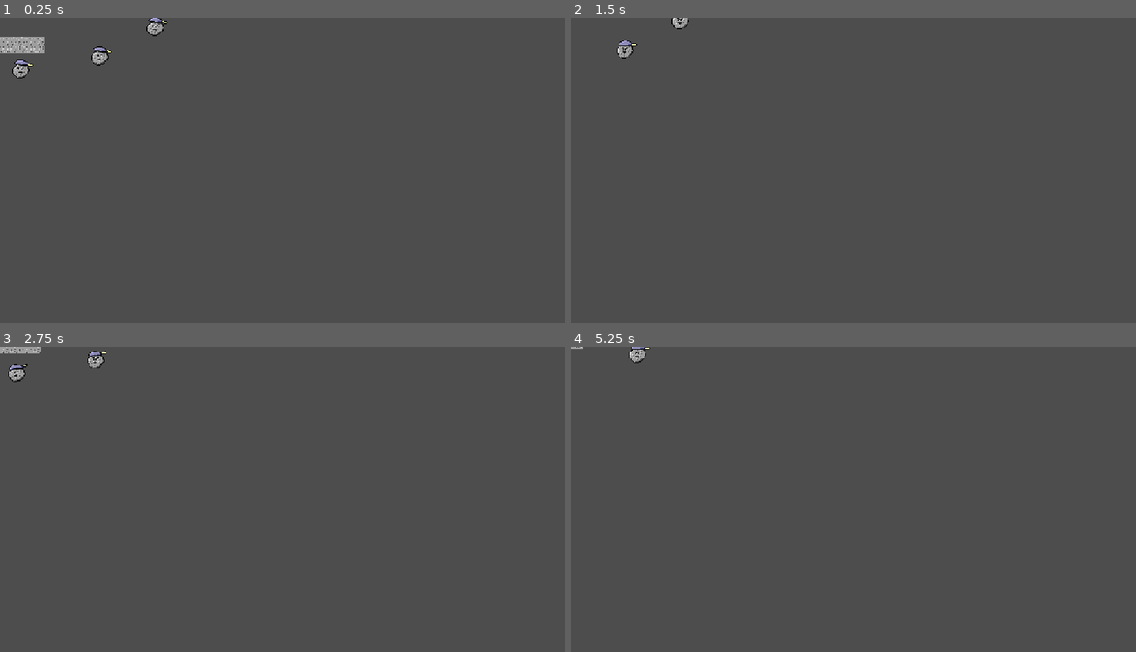
Above: before the commit, frames 1-4 (two rows, left to right).
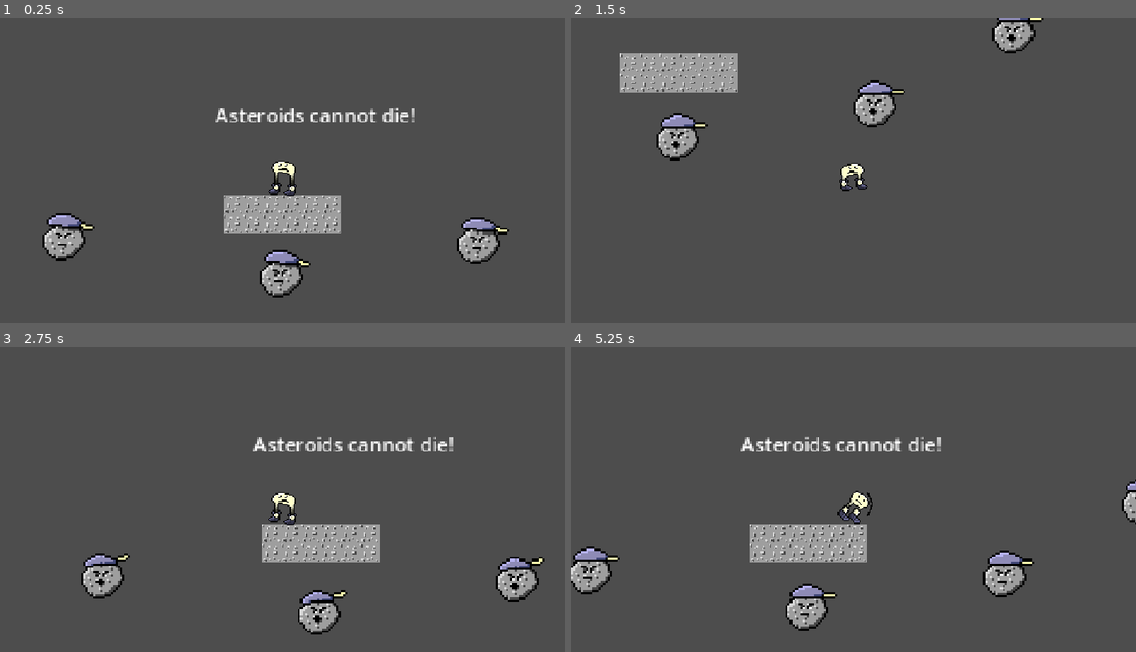
Above: after the commit, the same moments.

Repository: menlojacob/MoonShoesGame
Game: Godot game, scene res://Scenes/level_four.tscn
Two runs of this game, one before a commit and one after it. Both use one fixed random seed, a clock stepped at 60 frames per second and the inputs below. This scene is started directly instead of the project's main scene.
Inputs:
- Up to frame 1 (0.25 s): no input
- Up to frame 2 (1.5 s): hold Right (move_right) from 0.53 s (still down); tap Shift (Dash) at 0.6 s; tap Space (jump) at 0.77 s; tap S (ground_pound) at 0.8, 1.35 s
- Up to frame 3 (2.75 s): tap Space (jump) at 1.52 s; tap Shift (Dash) at 1.55, 2.1 s; release Right (move_right) at 2.03 s; hold Left (move_left) from 2.03 s (still down); tap S (ground_pound) at 2.3 s
- Up to frame 4 (5.25 s): release Left (move_left) at 2.78 s; hold Right (move_right) 2.78-4.28 s; tap S (ground_pound) at 2.85, 3.8, 4.35 s; tap Space (jump) at 3.02, 3.77, 4.52 s; tap Shift (Dash) at 3.05, 3.6, 4.55, 5.1 s; hold Left (move_left) 4.28-5.03 s; hold Right (move_right) from 5.03 s (still down)

The runs differ from the first frame. In frame 1, 6.8% of the frame differs, in the area x 0-91%, y 0-92%; in frame 2, 5.3%; in frame 3, 6.3%; in frame 4, 6.3%.
Error before the commit: Invalid access to property or key 'jumpedOnEnemy' on a base object of type 'null instance'. (res://Scripts/dash_ability.gd:36)

Commit message:
new dash and groundpound animations

Diff:
--- a/Scenes/character.tscn
+++ b/Scenes/character.tscn
@@ -4,8 +4,7 @@
 [ext_resource type="Script" uid="uid://dh0kl81dbxc60" path="res://Scripts/character.gd" id="1_reotu"]
 [ext_resource type="Texture2D" uid="uid://dx03lgs0xyrou" path="res://Assets/sprites/CharacterWDeath.png" id="1_ushfy"]
 [ext_resource type="Texture2D" uid="uid://bmkd7wpr6j318" path="res://Assets/sprites/NewJump.png" id="2_ejsiy"]
-[ext_resource type="Texture2D" uid="uid://bbkk6wje44c4e" path="res://Assets/sprites/Dash.png" id="3_2mse5"]
-[ext_resource type="Texture2D" uid="uid://s2v0fdwet2p6" path="res://Assets/sprites/Dash&Groundpound.png" id="5_2mse5"]
+[ext_resource type="Texture2D" uid="uid://b0rla3c237tcp" path="res://Assets/sprites/Dash&GroundpoundNew.png" id="4_ejsiy"]
 
 [sub_resource type="AtlasTexture" id="AtlasTexture_s7tkn"]
 atlas = ExtResource("1_ushfy")
@@ -40,88 +39,104 @@
 region = Rect2(32, 64, 32, 32)
 
 [sub_resource type="AtlasTexture" id="AtlasTexture_rtvxd"]
-atlas = ExtResource("3_2mse5")
+atlas = ExtResource("4_ejsiy")
 region = Rect2(0, 0, 32, 32)
 
 [sub_resource type="AtlasTexture" id="AtlasTexture_0a5am"]
-atlas = ExtResource("5_2mse5")
+atlas = ExtResource("4_ejsiy")
 region = Rect2(32, 0, 32, 32)
 
+[sub_resource type="AtlasTexture" id="AtlasTexture_hbbpx"]
+atlas = ExtResource("4_ejsiy")
+region = Rect2(64, 0, 32, 32)
+
+[sub_resource type="AtlasTexture" id="AtlasTexture_ncbtc"]
+atlas = ExtResource("4_ejsiy")
+region = Rect2(96, 0, 32, 32)
+
 [sub_resource type="AtlasTexture" id="AtlasTexture_edlx2"]
-atlas = ExtResource("5_2mse5")
-region = Rect2(64, 0, 32, 32)
-
-[sub_resource type="AtlasTexture" id="AtlasTexture_hbbpx"]
-atlas = ExtResource("3_2mse5")
-region = Rect2(64, 0, 32, 32)
+atlas = ExtResource("4_ejsiy")
+region = Rect2(0, 32, 32, 32)
 
 [sub_resource type="AtlasTexture" id="AtlasTexture_e2xv2"]
-atlas = ExtResource("3_2mse5")
+atlas = ExtResource("4_ejsiy")
+region = Rect2(32, 32, 32, 32)
+
+[sub_resource type="AtlasTexture" id="AtlasTexture_ha0n0"]
+atlas = ExtResource("4_ejsiy")
 region = Rect2(64, 32, 32, 32)
 
+[sub_resource type="AtlasTexture" id="AtlasTexture_owm7s"]
+atlas = ExtResource("1_ushfy")
+region = Rect2(32, 160, 32, 32)
+
+[sub_resource type="AtlasTexture" id="AtlasTexture_nytcm"]
+atlas = ExtResource("1_ushfy")
+region = Rect2(64, 160, 32, 32)
+
+[sub_resource type="AtlasTexture" id="AtlasTexture_ejsiy"]
+atlas = ExtResource("1_ushfy")
+region = Rect2(96, 160, 32, 32)
+
+[sub_resource type="AtlasTexture" id="AtlasTexture_2mse5"]
+atlas = ExtResource("1_ushfy")
+region = Rect2(128, 160, 32, 32)
+
+[sub_resource type="AtlasTexture" id="AtlasTexture_reotu"]
+atlas = ExtResource("1_ushfy")
+region = Rect2(160, 160, 32, 32)
+
+[sub_resource type="AtlasTexture" id="AtlasTexture_a5ess"]
+atlas = ExtResource("1_ushfy")
+region = Rect2(192, 160, 32, 32)
+
+[sub_resource type="AtlasTexture" id="AtlasTexture_wbia7"]
+atlas = ExtResource("1_ushfy")
+region = Rect2(0, 192, 32, 32)
+
+[sub_resource type="AtlasTexture" id="AtlasTexture_kq7hj"]
+atlas = ExtResource("1_ushfy")
+region = Rect2(32, 192, 32, 32)
+
+[sub_resource type="AtlasTexture" id="AtlasTexture_7iw6i"]
+atlas = ExtResource("1_ushfy")
+region = Rect2(64, 192, 32, 32)
+
+[sub_resource type="AtlasTexture" id="AtlasTexture_l1rcp"]
+atlas = ExtResource("1_ushfy")
+region = Rect2(96, 192, 32, 32)
+
 [sub_resource type="AtlasTexture" id="AtlasTexture_d4ibn"]
-atlas = ExtResource("3_2mse5")
+atlas = ExtResource("4_ejsiy")
+region = Rect2(0, 64, 32, 32)
+
+[sub_resource type="AtlasTexture" id="AtlasTexture_mogsv"]
+atlas = ExtResource("4_ejsiy")
 region = Rect2(32, 64, 32, 32)
 
-[sub_resource type="AtlasTexture" id="AtlasTexture_mogsv"]
-atlas = ExtResource("3_2mse5")
+[sub_resource type="AtlasTexture" id="AtlasTexture_ksrvg"]
+atlas = ExtResource("4_ejsiy")
 region = Rect2(64, 64, 32, 32)
 
-[sub_resource type="AtlasTexture" id="AtlasTexture_owm7s"]
-atlas = ExtResource("1_ushfy")
-region = Rect2(32, 160, 32, 32)
-
-[sub_resource type="AtlasTexture" id="AtlasTexture_nytcm"]
-atlas = ExtResource("1_ushfy")
-region = Rect2(64, 160, 32, 32)
-
-[sub_resource type="AtlasTexture" id="AtlasTexture_ejsiy"]
-atlas = ExtResource("1_ushfy")
-region = Rect2(96, 160, 32, 32)
-
-[sub_resource type="AtlasTexture" id="AtlasTexture_2mse5"]
-atlas = ExtResource("1_ushfy")
-region = Rect2(128, 160, 32, 32)
-
-[sub_resource type="AtlasTexture" id="AtlasTexture_reotu"]
-atlas = ExtResource("1_ushfy")
-region = Rect2(160, 160, 32, 32)
-
-[sub_resource type="AtlasTexture" id="AtlasTexture_a5ess"]
-atlas = ExtResource("1_ushfy")
-region = Rect2(192, 160, 32, 32)
-
-[sub_resource type="AtlasTexture" id="AtlasTexture_wbia7"]
-atlas = ExtResource("1_ushfy")
-region = Rect2(0, 192, 32, 32)
-
-[sub_resource type="AtlasTexture" id="AtlasTexture_kq7hj"]
-atlas = ExtResource("1_ushfy")
-region = Rect2(32, 192, 32, 32)
-
-[sub_resource type="AtlasTexture" id="AtlasTexture_7iw6i"]
-atlas = ExtResource("1_ushfy")
-region = Rect2(64, 192, 32, 32)
-
-[sub_resource type="AtlasTexture" id="AtlasTexture_l1rcp"]
-atlas = ExtResource("1_ushfy")
-region = Rect2(96, 192, 32, 32)
-
-[sub_resource type="AtlasTexture" id="AtlasTexture_ncbtc"]
-atlas = ExtResource("5_2mse5")
-region = Rect2(0, 64, 32, 32)
-
-[sub_resource type="AtlasTexture" id="AtlasTexture_ksrvg"]
-atlas = ExtResource("5_2mse5")
-region = Rect2(32, 64, 32, 32)
-
 [sub_resource type="AtlasTexture" id="AtlasTexture_k1p4j"]
-atlas = ExtResource("5_2mse5")
-region = Rect2(64, 64, 32, 32)
+atlas = ExtResource("4_ejsiy")
+region = Rect2(96, 64, 32, 32)
 
 [sub_resource type="AtlasTexture" id="AtlasTexture_xc5tg"]
-atlas = ExtResource("5_2mse5")
-region = Rect2(96, 64, 32, 32)
+atlas = ExtResource("4_ejsiy")
+region = Rect2(0, 96, 32, 32)
+
+[sub_resource type="AtlasTexture" id="AtlasTexture_ef6re"]
+atlas = ExtResource("4_ejsiy")
+region = Rect2(32, 96, 32, 32)
+
+[sub_resource type="AtlasTexture" id="AtlasTexture_a51um"]
+atlas = ExtResource("4_ejsiy")
+region = Rect2(64, 96, 32, 32)
+
+[sub_resource type="AtlasTexture" id="AtlasTexture_u2x5a"]
+atlas = ExtResource("4_ejsiy")
+region = Rect2(96, 96, 32, 32)
 
 [sub_resource type="AtlasTexture" id="AtlasTexture_le1tg"]
 atlas = ExtResource("1_ushfy")
@@ -249,20 +264,20 @@
 "duration": 1.0,
 "texture": SubResource("AtlasTexture_0a5am")
 }, {
-"duration": 2.0,
+"duration": 3.0,
+"texture": SubResource("AtlasTexture_hbbpx")
+}, {
+"duration": 1.0,
+"texture": SubResource("AtlasTexture_ncbtc")
+}, {
+"duration": 1.0,
 "texture": SubResource("AtlasTexture_edlx2")
 }, {
 "duration": 1.0,
-"texture": SubResource("AtlasTexture_hbbpx")
-}, {
-"duration": 1.0,
 "texture": SubResource("AtlasTexture_e2xv2")
 }, {
-"duration": 1.5,
-"texture": SubResource("AtlasTexture_d4ibn")
-}, {
-"duration": 1.0,
-"texture": SubResource("AtlasTexture_mogsv")
+"duration": 1.0,
+"texture": SubResource("AtlasTexture_ha0n0")
 }],
 "loop": 0,
 "name": &"dash",
@@ -305,19 +320,36 @@
 }, {
 "frames": [{
 "duration": 1.0,
-"texture": SubResource("AtlasTexture_ncbtc")
+"texture": SubResource("AtlasTexture_d4ibn")
+}, {
+"duration": 1.0,
+"texture": SubResource("AtlasTexture_mogsv")
 }, {
 "duration": 1.0,
 "texture": SubResource("AtlasTexture_ksrvg")
 }, {
 "duration": 1.0,
 "texture": SubResource("AtlasTexture_k1p4j")
-}, {
-"duration": 10.0,
+}],
+"loop": 0,
+"name": &"groundpound_a",
+"speed": 12.0
+}, {
+"frames": [{
+"duration": 1.0,
 "texture": SubResource("AtlasTexture_xc5tg")
+}, {
+"duration": 1.0,
+"texture": SubResource("AtlasTexture_ef6re")
+}, {
+"duration": 1.0,
+"texture": SubResource("AtlasTexture_a51um")
+}, {
+"duration": 1.0,
+"texture": SubResource("AtlasTexture_u2x5a")
 }],
 "loop": 1,
-"name": &"groundpound",
+"name": &"groundpound_b",
 "speed": 12.0
 }, {
 "frames": [{
@@ -414,10 +446,8 @@
 
 [node name="Sprite" type="AnimatedSprite2D" parent="." unique_id=2084453634]
 sprite_frames = SubResource("SpriteFrames_c8kw3")
-animation = &"dash"
+animation = &"groundpound_a"
 autoplay = "idle"
-frame = 6
-frame_progress = 1.0
 
 [node name="AnimationPlayer" type="AnimationPlayer" parent="Sprite" unique_id=1212945588]
 
--- a/Scripts/character_controller.gd
+++ b/Scripts/character_controller.gd
@@ -213,4 +213,6 @@
 
 func play_ground_pound_animation():
 	if alive:
-		sprite.play("groundpound")
+		sprite.play("groundpound_a")
+		await sprite.animation_finished
+		sprite.play("groundpound_b")
Not shown, added: Assets/sprites/Dash&GroundpoundNew.png.import
